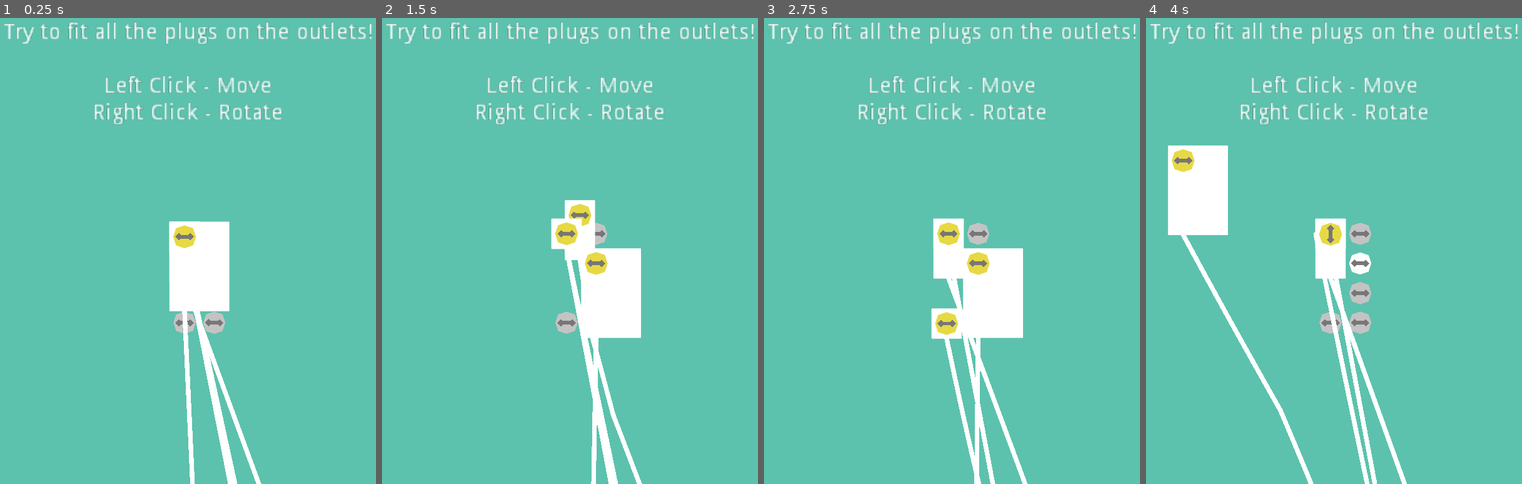
Above: before the commit, frames 1-4 (left to right).
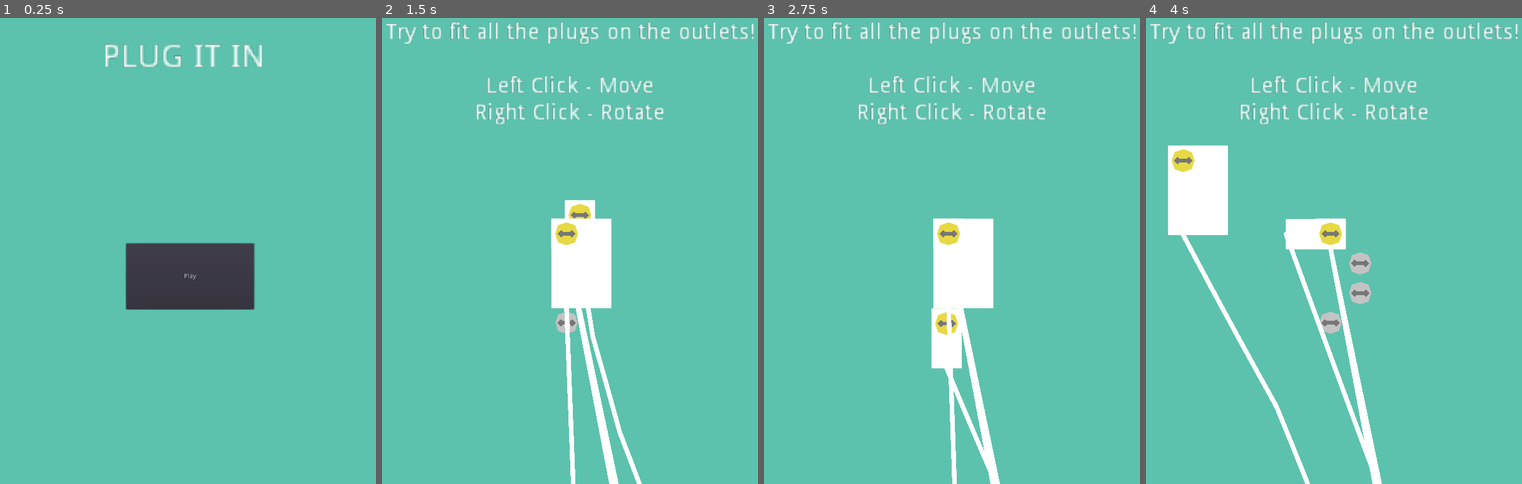
Above: after the commit, the same moments.

Repository: unSAME-Studio/ProjectOutlet
Game: Godot game, scene res://scenes/Menu.tscn
Same seed, same stepped clock (60 frames per second), same inputs: the game is played once before the commit and once after it. Before the commit the project starts from res://scenes/Main.tscn.
Inputs (mouse positions are in pixels of both pictures, inside the frame that each line leads up to):
- Up to frame 1 (0.25 s): no input
- Up to frame 2 (1.5 s): click (573, 274) at 0.5 s, where only the run after the commit has a clickable "Play"; drag from (566, 246) to (615, 125) at 1.27 s
- Up to frame 3 (2.75 s): drag from (948, 232) to (921, 334) at 2.02 s
- Up to frame 4 (4 s): move the mouse to (1330, 325) at 2.77 s; press the mouse at (1330, 325) at 2.78 s; right-click (1330, 325) at 2.85 s; release the mouse at (1330, 325) at 3.5 s; drag from (1375, 292) to (1179, 157) at 3.52 s

The runs differ from the first frame. In frame 1, 11% of the frame differs, in the area x 0-100%, y 0-100%; in frame 2, 4.1%; in frame 3, 5.2%; in frame 4, 3.8%.

Commit message:
Updated Website

Diff:
--- /dev/null
+++ b/default_bus_layout.tres
@@ -0,0 +1,20 @@
+[gd_resource type="AudioBusLayout" load_steps=2 format=2]
+
+[sub_resource type="AudioEffectReverb" id=1]
+resource_name = "Reverb"
+
+[resource]
+bus/1/name = "Sound"
+bus/1/solo = false
+bus/1/mute = false
+bus/1/bypass_fx = false
+bus/1/volume_db = 0.0
+bus/1/send = "Master"
+bus/1/effect/0/effect = SubResource( 1 )
+bus/1/effect/0/enabled = false
+bus/2/name = "Music"
+bus/2/solo = false
+bus/2/mute = false
+bus/2/bypass_fx = false
+bus/2/volume_db = 0.0
+bus/2/send = "Master"
--- a/objects/OutletGrid.gd
+++ b/objects/OutletGrid.gd
@@ -25,6 +25,7 @@
 				add_child(o)
 				o.set_position(Vector2(c * outlet_size, r * outlet_size))
 
+	# spawn all the plugs
 	for pos in Global.console.level["plugs"]:
 		print("Spawning Plug at %s" % [pos])
 		var p = plug.instance()
--- a/objects/Plug.gd
+++ b/objects/Plug.gd
@@ -55,6 +55,8 @@
 		selected = true
 		get_tree().set_input_as_handled()
 
+		$Out.play()
+
 
 func _physics_process(delta):
 	if selected:
@@ -96,6 +98,8 @@
 					Global.console.attached_plugs[self] = 0
 
 					Global.console.detect_complete()
+
+					$In.play()
 
 					print("Avaliable")
 					print(Global.console.avaliable_plugs)
--- a/objects/Plug.tscn
+++ b/objects/Plug.tscn
@@ -1,8 +1,10 @@
-[gd_scene load_steps=5 format=2]
+[gd_scene load_steps=7 format=2]
 
 [ext_resource path="res://objects/Plug.gd" type="Script" id=1]
 [ext_resource path="res://objects/Outlet.tscn" type="PackedScene" id=2]
 [ext_resource path="res://objects/rope/Verlet.tscn" type="PackedScene" id=3]
+[ext_resource path="res://sounds/small_plug_in.mp3" type="AudioStream" id=4]
+[ext_resource path="res://sounds/small_plug_out.mp3" type="AudioStream" id=5]
 
 [sub_resource type="RectangleShape2D" id=1]
 extents = Vector2( 32, 64 )
@@ -35,4 +37,12 @@
 [node name="End" type="Position2D" parent="."]
 position = Vector2( 0, 96 )
 
+[node name="In" type="AudioStreamPlayer2D" parent="."]
+stream = ExtResource( 4 )
+bus = "Sound"
+
+[node name="Out" type="AudioStreamPlayer2D" parent="."]
+stream = ExtResource( 5 )
+bus = "Sound"
+
 [connection signal="input_event" from="." to="." method="_on_Plug_input_event"]
--- a/project.godot
+++ b/project.godot
@@ -12,7 +12,7 @@
 
 config/name="ProjectOutlet"
 config/description="CMPM 120 Project"
-run/main_scene="res://scenes/Main.tscn"
+run/main_scene="res://scenes/Menu.tscn"
 config/icon="res://icon.png"
 
 [autoload]
--- /dev/null
+++ b/scenes/Menu.gd
@@ -0,0 +1,5 @@
+extends Node
+
+
+func _on_Play_pressed():
+	get_tree().change_scene("res://scenes/Main.tscn")
--- a/scenes/Menu.tscn
+++ b/scenes/Menu.tscn
@@ -1,37 +1,20 @@
-[gd_scene format=2]
+[gd_scene load_steps=2 format=2]
+
+[ext_resource path="res://scenes/Menu.gd" type="Script" id=1]
 
 [node name="Menu" type="Node"]
+script = ExtResource( 1 )
 
 [node name="Control" type="Control" parent="."]
 anchor_right = 1.0
 anchor_bottom = 1.0
 
-[node name="CenterContainer" type="CenterContainer" parent="Control"]
-anchor_right = 1.0
-anchor_bottom = 1.0
-
-[node name="HBoxContainer" type="HBoxContainer" parent="Control/CenterContainer"]
-margin_left = 459.0
-margin_top = 530.0
-margin_right = 621.0
-margin_bottom = 550.0
-
-[node name="Button" type="Button" parent="Control/CenterContainer/HBoxContainer"]
-margin_right = 63.0
-margin_bottom = 20.0
-text = "Settings"
-
-[node name="Button2" type="Button" parent="Control/CenterContainer/HBoxContainer"]
-margin_left = 67.0
-margin_right = 105.0
-margin_bottom = 20.0
+[node name="Play" type="Button" parent="Control"]
+margin_left = 414.0
+margin_top = 561.0
+margin_right = 690.0
+margin_bottom = 703.0
 text = "Play"
-
-[node name="Button3" type="Button" parent="Control/CenterContainer/HBoxContainer"]
-margin_left = 109.0
-margin_right = 162.0
-margin_bottom = 20.0
-text = "Levels"
 
 [node name="Label" type="Label" parent="Control"]
 margin_left = 363.0
@@ -41,3 +24,27 @@
 rect_scale = Vector2( 5, 5 )
 text = "Plug It In"
 uppercase = true
+
+[node name="CenterContainer" type="CenterContainer" parent="Control"]
+visible = false
+anchor_right = 1.0
+anchor_bottom = 1.0
+
+[node name="HBoxContainer" type="HBoxContainer" parent="Control/CenterContainer"]
+margin_left = 480.0
+margin_top = 530.0
+margin_right = 600.0
+margin_bottom = 550.0
+
+[node name="Button" type="Button" parent="Control/CenterContainer/HBoxContainer"]
+margin_right = 63.0
+margin_bottom = 20.0
+text = "Settings"
+
+[node name="Button3" type="Button" parent="Control/CenterContainer/HBoxContainer"]
+margin_left = 67.0
+margin_right = 120.0
+margin_bottom = 20.0
+text = "Levels"
+
+[connection signal="pressed" from="Control/Play" to="." method="_on_Play_pressed"]
--- a/scripts/console.gd
+++ b/scripts/console.gd
@@ -3,10 +3,10 @@
 
 var level = {
 	"grid": [
-		[1, 1],
+		[1, 0],
 		[0, 1],
 		[0, 1],
-		[1, 1]
+		[1, 0]
 	],
 	"plugs": [
 		Vector2(1, 2),
Not shown, changed: sounds/medium_plug_in.mp3.import
Not shown, changed: sounds/medium_plug_out.mp3.import
Not shown, changed: sounds/small_plug_in.mp3.import
Not shown, changed: sounds/small_plug_out.mp3.import
Not shown, changed: docs/index.html
Not shown, changed: docs/index.pck
